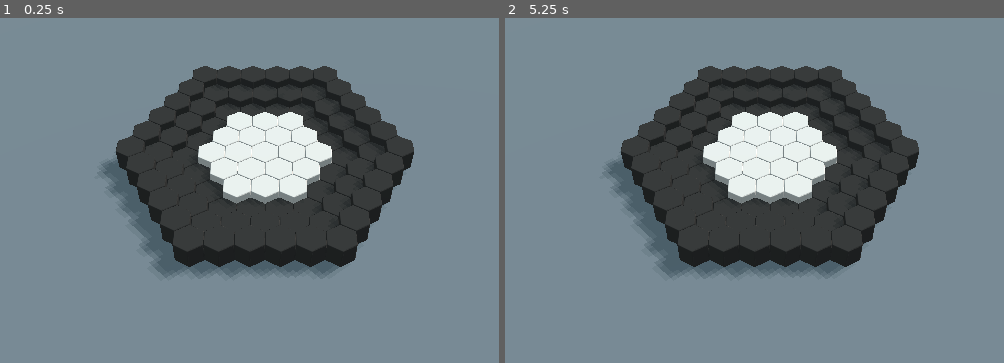
Above: before the commit, frames 1-2 (left to right).
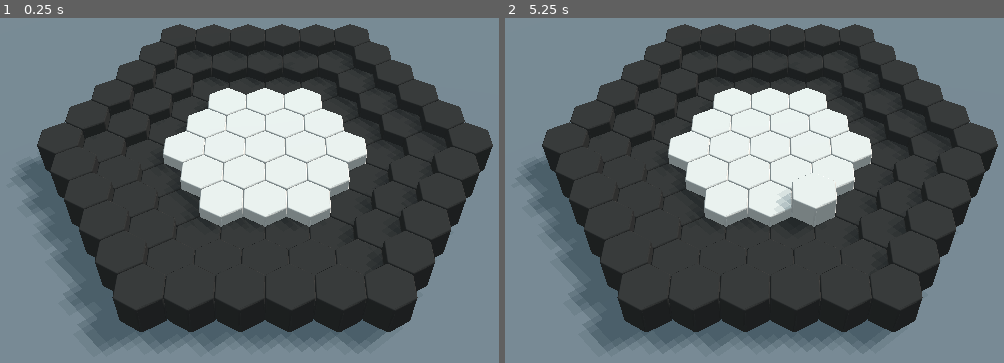
Above: after the commit, the same moments.

Repository: Naowak/Kothrak
Game: Godot game, scene res://Scenes/Playground.tscn
The game is run twice, just before and just after one commit, with the same random seed, the same clock (stepped at 60 frames per second) and the same inputs.
Inputs (mouse positions are in pixels of both pictures, inside the frame that each line leads up to):
- Up to frame 1 (0.25 s): no input
- Up to frame 2 (5.25 s): tap Enter at 0.5, 2, 3.5 s; move the mouse to (944, 176) at 0.52 s; click (944, 176) at 0.67 s; tap Space at 1.25, 2.75, 4.25 s; move the mouse to (609, 225) at 1.27 s; click (609, 225) at 1.42 s; move the mouse to (849, 97) at 2.02 s; click (849, 97) at 2.17 s; move the mouse to (729, 294) at 2.77 s; click (729, 294) at 2.92 s; move the mouse to (outside the picture) at 3.52 s; click (outside the picture) at 3.67 s; move the mouse to (529, 128) at 4.27 s; click (529, 128) at 4.42 s; move the mouse to (809, 200) at 5.02 s; click (809, 200) at 5.17 s

The runs differ from the first frame. In frame 1, 54% of the frame differs, in the area x 3-99%, y 1-97%; in frame 2, 54%.

Commit message:
Add grew to cells

Diff:
--- a/gui/Scenes/Playground.tscn
+++ b/gui/Scenes/Playground.tscn
@@ -1,6 +1,7 @@
-[gd_scene load_steps=5 format=2]
+[gd_scene load_steps=6 format=2]
 
 [ext_resource path="res://Scripts/Map.gd" type="Script" id=1]
+[ext_resource path="res://Scripts/Playground.gd" type="Script" id=2]
 
 [sub_resource type="CylinderShape" id=1]
 
@@ -10,13 +11,14 @@
 albedo_color = Color( 0.454902, 0.447059, 0.443137, 1 )
 
 [node name="Playground" type="Spatial"]
-script = ExtResource( 1 )
+script = ExtResource( 2 )
 
 [node name="Camera" type="Camera" parent="."]
-transform = Transform( 1, 0, 0, 0, 0.664539, 0.747253, 0, -0.747253, 0.664539, 0, 30, 30 )
+transform = Transform( 1, 0, 0, 0, 0.664539, 0.747253, 0, -0.747253, 0.664539, 0, 20, 20 )
 fov = 40.0
 
 [node name="Map" type="Spatial" parent="."]
+script = ExtResource( 1 )
 
 [node name="Floor" type="StaticBody" parent="Map"]
 transform = Transform( 50, 0, 0, 0, 0.5, 0, 0, 0, 50, 0, -0.5, 0 )
--- a/gui/Scripts/Cell.gd
+++ b/gui/Scripts/Cell.gd
@@ -11,10 +11,14 @@
 const TRANS_RIGHT = Vector2(DIST*RATIO, 0)
 const TRANS_DOWNRIGHT = Vector2(DIST*RATIO/2, 3.0*CIRCLE_RAY*RATIO/2)
 
+# Game const
+const MAX_STAGE = 4
+
 # cell attributes
 var q
 var r
 var color
+var stage
 #var character_on setget set_character
 
 
@@ -22,9 +26,10 @@
 	pass
 
 
-func init(_q, _r, _color):
+func init(_q, _r, _stage, _color):
 	q = _q
 	r = _r
+	stage = _stage
 	color = _color
 #	character_on = null
 
@@ -32,9 +37,19 @@
 	translation.z = r * TRANS_DOWNRIGHT.y
 	change_material(color)
 
+	if _color == 'white':
+		# warning-ignore:return_value_discarded
+		var playground_node = get_tree().get_root().get_node('Playground')
+		connect("cell_clicked", playground_node, '_on_cell_clicked', [self])
+
 
 func change_material(material_key):
 	$Circle.set_surface_material(0, Utils.materials[material_key])
+
+
+func grew():
+	stage = stage + 1
+
 
 
 #func set_character(new_character):
--- a/gui/Scripts/Map.gd
+++ b/gui/Scripts/Map.gd
@@ -19,6 +19,7 @@
 func _ready():
 	generate_grid()
 	instance_map(grid)
+
 
 ## HANDLE GRID GENERATION ##
 func _generate_one_gridline(line_size, r):
@@ -51,10 +52,10 @@
 		grid[q] = {}
 	grid[q][r] = instance
 
-func _instance_cell(cell_type, q, r, color):
+func _instance_cell(cell_type, q, r, stage, color):
 	var cell = cell_type.instance()
-	cell.init(q, r, color)
-	$Map.add_child(cell)
+	add_child(cell)
+	cell.init(q, r, stage, color)
 	_add_instance_to_grid(cell, q, r)
 	if color == "white":
 		cells += [cell]
@@ -65,40 +66,26 @@
 		for r in grid[q].keys():
 			var color = grid[q][r]
 			if color == 'white':
-				_instance_cell(CellSize1, q, r, color)
+				_instance_cell(CellSize1, q, r, 1, color)
 			elif color == 'black':
 				var dist = distance_coord(q, r, 0, 0) - RAY_ARENA
 				var choices = {1: CellSize0, 2: CellSize1, 3:CellSize2}
-				_instance_cell(choices[dist], q, r, color)
+				_instance_cell(choices[dist], q, r, dist-1, color)
 
+func grew(cell):
+	var stage = cell.stage + 1
+	if stage >= 4:
+		return
 
-
-## HANDLE CAMERA ROTATION ##
-func _process(_delta):
-	var mouse_position = get_viewport().get_mouse_position()
-	if is_rotation_camera_ask(mouse_position):
-		rotate_camera(mouse_position)
-	last_mouse_position = mouse_position
-
-func rotate_camera(mouse_position):
-	if last_mouse_position != Vector2(-1, -1):
-		var center_screen = get_viewport().size/2
-		var vect_last = center_screen - last_mouse_position
-		var vect_current = center_screen - mouse_position
-		var angle = vect_current.angle_to(vect_last)
-		$Map.rotate_y(angle)
-
-func is_rotation_camera_ask(mouse_position):
-	if Input.is_mouse_button_pressed(BUTTON_RIGHT) and mouse_position != last_mouse_position:
-		return true
-	return false
-
+	cell.queue_free()
+	var choices = {2: CellSize2, 3:CellSize3, 4:CellSize4}
+	_instance_cell(choices[stage], cell.q, cell.r, stage, 'white')
 
 
 ## USEFULL FUNCTIONS
 func distance_coord(q1, r1, q2, r2):
 	return (abs(q1 - q2) + abs(q1 + r1 - q2 - r2) + abs(r1 - r2)) / 2
 
-func clear():
-	for c in cells:
-		c.change_material('white')
+#func clear():
+#	for c in cells:
+#		c.change_material('white')
--- /dev/null
+++ b/gui/Scripts/Playground.gd
@@ -0,0 +1,32 @@
+extends Spatial
+
+var last_mouse_position = Vector2(-1, -1)
+
+
+func _ready():
+	pass
+
+
+## HANDLE CELL CLICKED
+func _on_cell_clicked(cell):
+	$Map.grew(cell)
+
+## HANDLE CAMERA ROTATION ##
+func _process(_delta):
+	var mouse_position = get_viewport().get_mouse_position()
+	if is_rotation_camera_ask(mouse_position):
+		rotate_camera(mouse_position)
+	last_mouse_position = mouse_position
+
+func rotate_camera(mouse_position):
+	if last_mouse_position != Vector2(-1, -1):
+		var center_screen = get_viewport().size/2
+		var vect_last = center_screen - last_mouse_position
+		var vect_current = center_screen - mouse_position
+		var angle = vect_current.angle_to(vect_last)
+		$Map.rotate_y(angle)
+
+func is_rotation_camera_ask(mouse_position):
+	if Input.is_mouse_button_pressed(BUTTON_RIGHT) and mouse_position != last_mouse_position:
+		return true
+	return false
